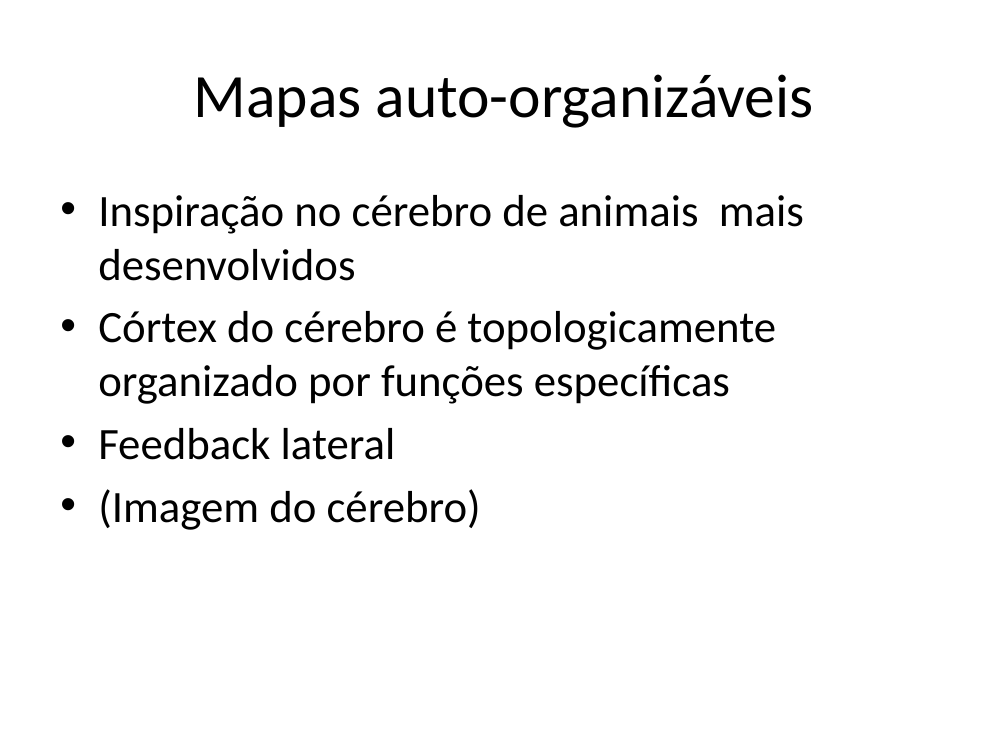
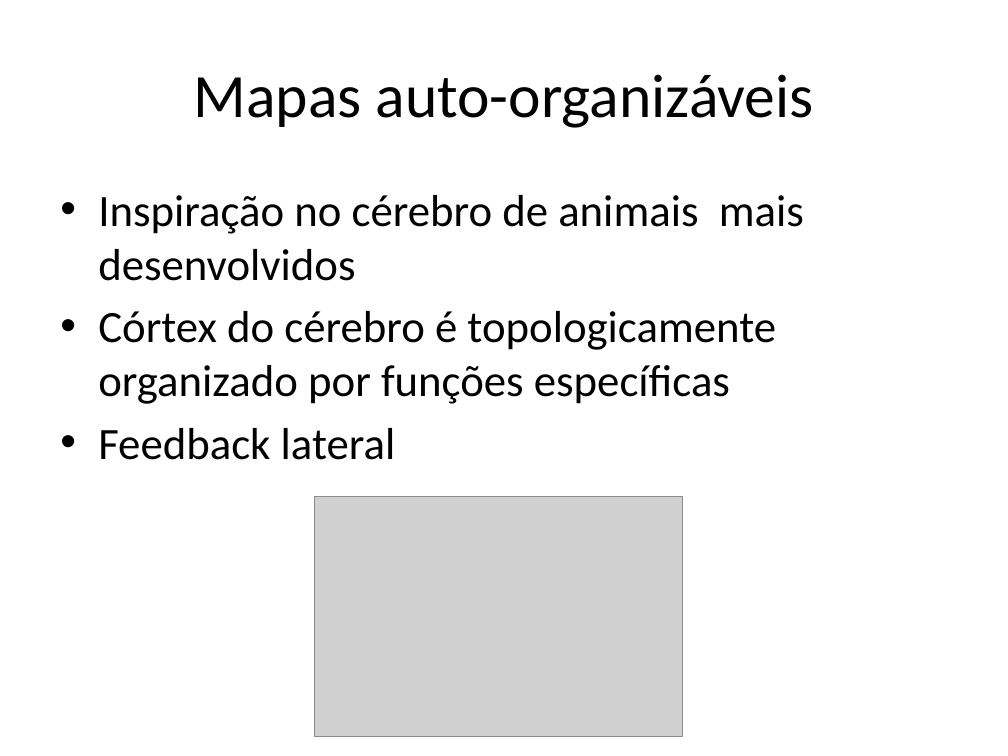
Before and after one commit to andersonberg/srsom, a slide deck: slide 17 of Apresentação/TCC_AndersonBerg_Apresentação_20091206_V1.pptx (slide 16 before the commit). Drawn at 1008x756 pixels with LibreOffice and Linux fonts; fonts in the diff are those of the drawing; grey boxes stand for pictures. Boxes give left, top, right and bottom in pixels: in the first picture for what was removed or moved away, otherwise in the second. Text is boxed around its words. In the diff, an @@ line names an element or a change of style, - is before the commit and + after.

```diff
--- a/Apresentação/TCC_AndersonBerg_Apresentação_20091206_V1.pptx
+++ b/Apresentação/TCC_AndersonBerg_Apresentação_20091206_V1.pptx
@@ text at [98, 489, 481, 530]: paragraph removed @@
-• (Imagem do cérebro)
@@ picture added at [314, 496, 682, 737] @@
```
Also in this commit, not shown: 8 other slides changed, 2 slides added, 2 slides removed, 1 other file.
